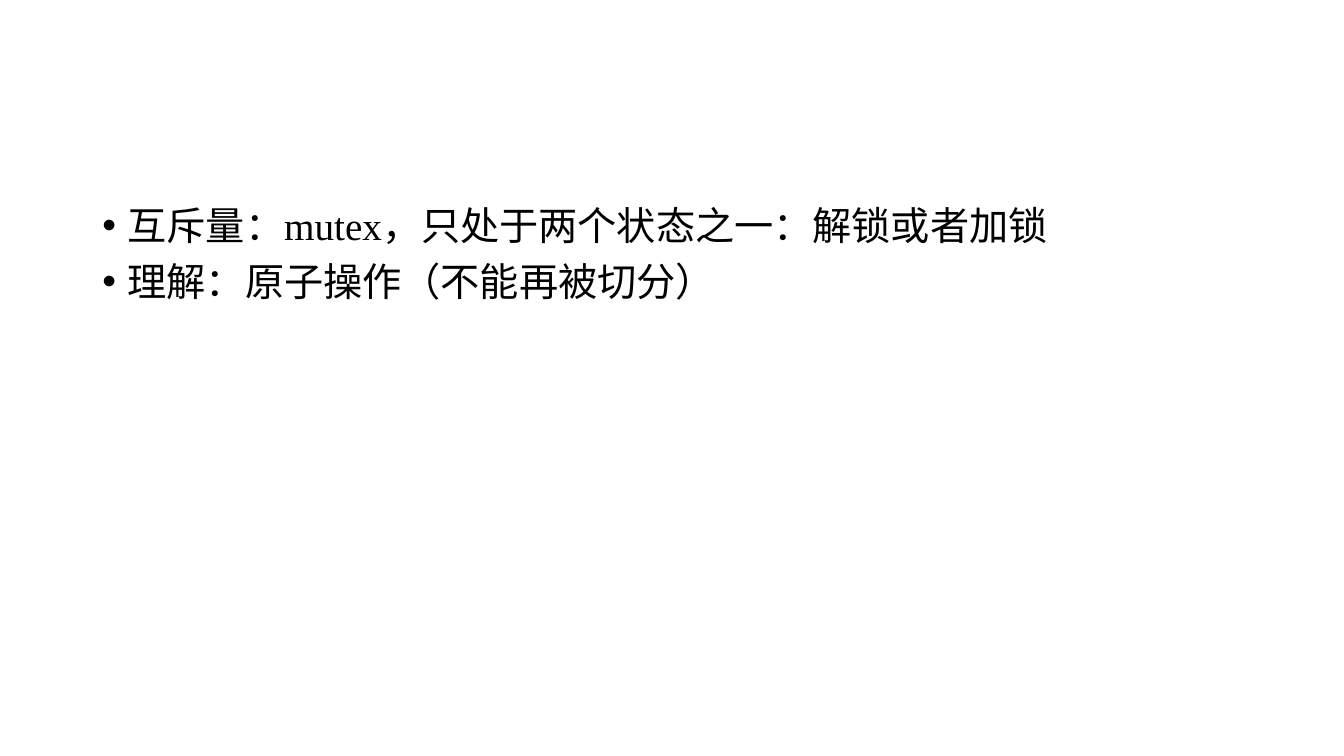
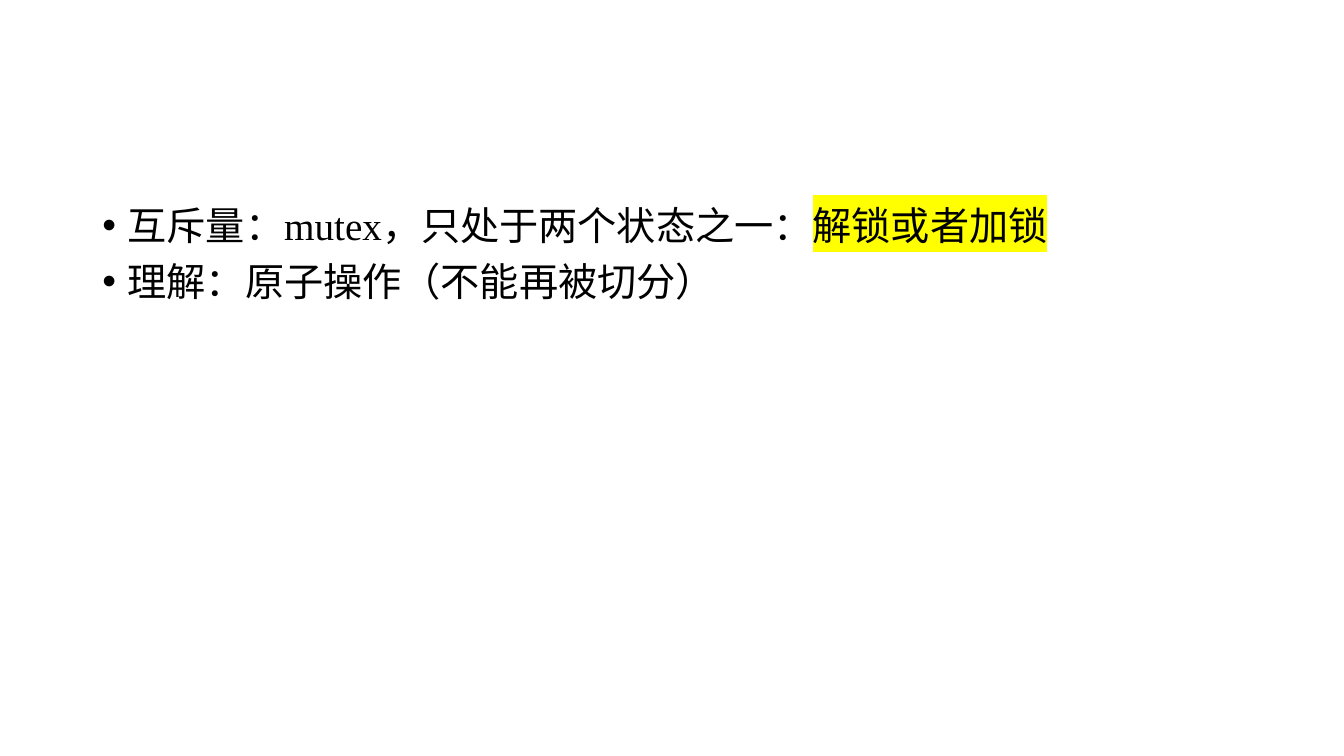
Before and after one commit to lizeyubuaa/pengbeifudao, a slide deck: slide 12 of week13/第十一周多进程.pptx (slide 9 before the commit). Drawn at 1344x756 pixels with LibreOffice and Linux fonts; fonts in the diff are those of the drawing. Boxes give left, top, right and bottom in pixels: in the first picture for what was removed or moved away, otherwise in the second. Text is boxed around its words. In the diff, an @@ line names an element or a change of style, - is before the commit and + after.

```diff
--- a/week13/第十一周多进程.pptx
+++ b/week13/第十一周多进程.pptx
@@ text at (x1=128, y1=200, x2=1048, y2=251): highlight none to #FFFF00 in "互斥量：mutex，只处于两个状态之一：解锁或者加锁" @@
```
Also in this commit, not shown: 14 other slides changed, 3 slides added, 14 other files.
